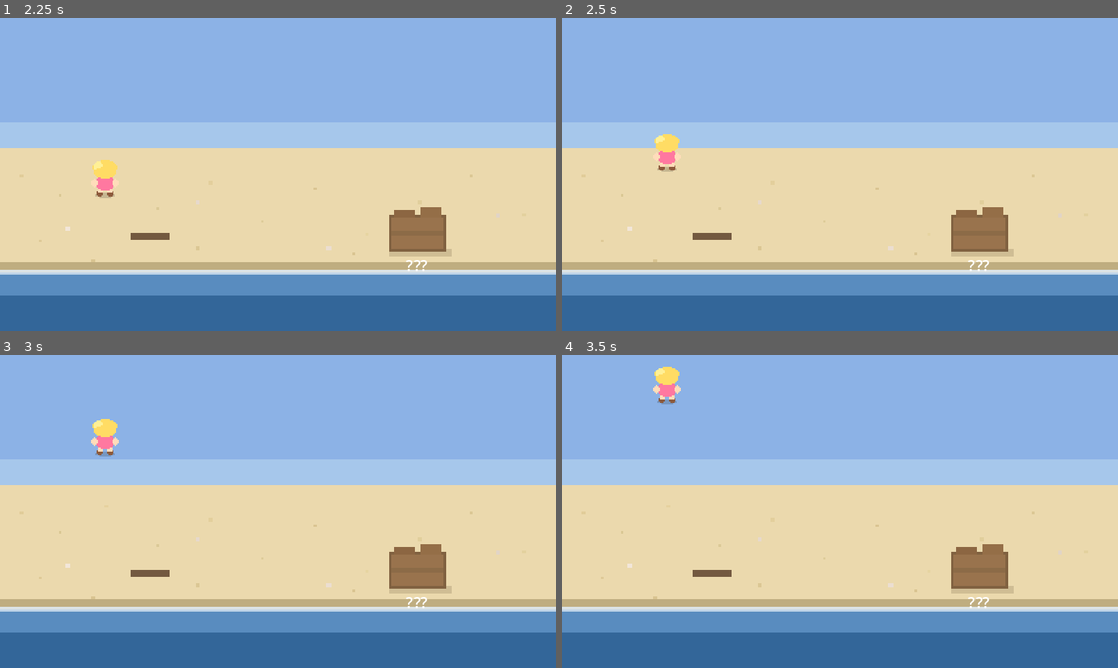
Above: before the commit, frames 1-4 (two rows, left to right).
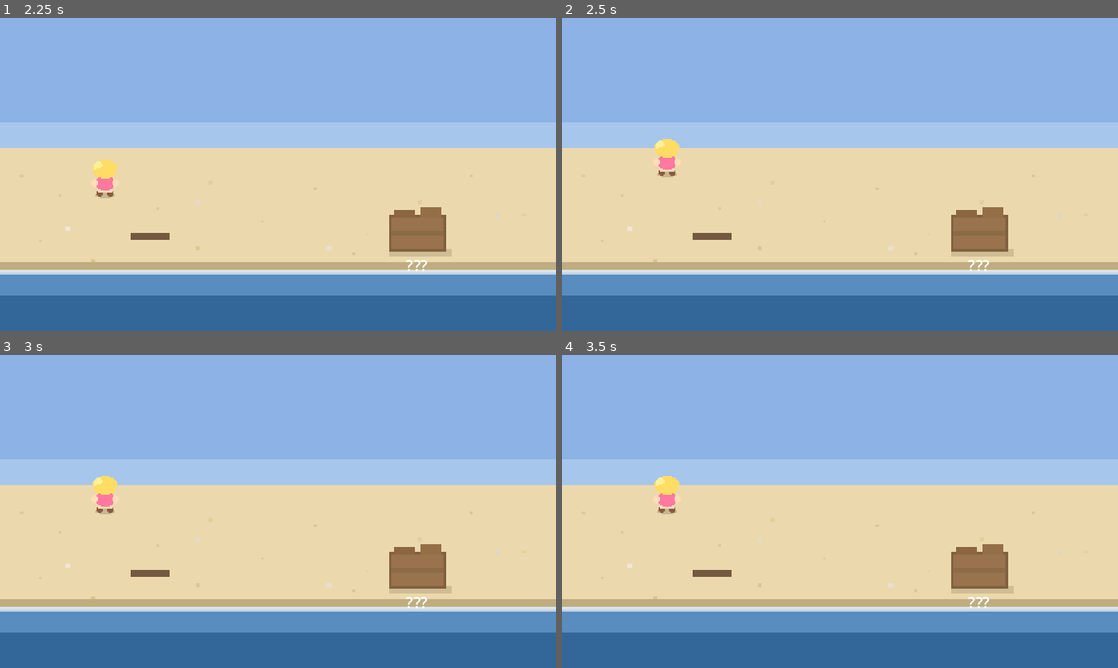
Above: after the commit, the same moments.

Repository: scs3jb/charliegotchi
Game: Godot game, scene res://scenes/MainMenu.tscn
Two runs of this game, one before a commit and one after it. Both use one fixed random seed, a clock stepped at 60 frames per second and the inputs below.
Inputs:
- Up to frame 1 (2.25 s): click "New Game" at 0.5 s; click "Skip >>" at 1.25 s; tap Enter at 2 s; hold W (move_up) from 2.03 s (still down); hold E (interact) from 2.03 s (still down)
- Up to frame 2 (2.5 s): keep holding W (move_up); keep holding E (interact)
- Up to frame 3 (3 s): keep holding W (move_up); release E (interact) at 2.78 s; tap E (interact) at 2.85 s
- Up to frame 4 (3.5 s): keep holding W (move_up)

Frame 1 is identical in both runs. In frame 2, 0.3% of the frame differs, in the area x 16-22%, y 37-51%; in frame 3, 0.8%, in the area x 16-22%, y 20-51%; in frame 4, 0.8%.

Commit message:
Fixing the beach scene, can no longer walk in water/sky

Diff:
--- a/scenes/Beach_Start.tscn
+++ b/scenes/Beach_Start.tscn
@@ -11,6 +11,12 @@
 
 [sub_resource type="CircleShape2D" id="CircleShape2D_interaction"]
 radius = 30.0
+
+[sub_resource type="RectangleShape2D" id="RectangleShape2D_wall_h"]
+size = Vector2(426, 16)
+
+[sub_resource type="RectangleShape2D" id="RectangleShape2D_wall_v"]
+size = Vector2(16, 140)
 
 [node name="BeachStart" type="Node2D"]
 script = ExtResource("1_beach")
@@ -237,6 +243,32 @@
 offset_right = 130.0
 offset_bottom = 170.0
 color = Color(0.45, 0.35, 0.25, 1)
+
+[node name="Boundaries" type="Node2D" parent="."]
+
+[node name="WallTop" type="StaticBody2D" parent="Boundaries"]
+position = Vector2(213, 100)
+
+[node name="CollisionShape2D" type="CollisionShape2D" parent="Boundaries/WallTop"]
+shape = SubResource("RectangleShape2D_wall_h")
+
+[node name="WallBottom" type="StaticBody2D" parent="Boundaries"]
+position = Vector2(213, 215)
+
+[node name="CollisionShape2D" type="CollisionShape2D" parent="Boundaries/WallBottom"]
+shape = SubResource("RectangleShape2D_wall_h")
+
+[node name="WallLeft" type="StaticBody2D" parent="Boundaries"]
+position = Vector2(0, 170)
+
+[node name="CollisionShape2D" type="CollisionShape2D" parent="Boundaries/WallLeft"]
+shape = SubResource("RectangleShape2D_wall_v")
+
+[node name="WallRight" type="StaticBody2D" parent="Boundaries"]
+position = Vector2(426, 170)
+
+[node name="CollisionShape2D" type="CollisionShape2D" parent="Boundaries/WallRight"]
+shape = SubResource("RectangleShape2D_wall_v")
 
 [node name="Player" type="CharacterBody2D" parent="."]
 position = Vector2(80, 140)
Not shown: 1 places in scenes/Beach_Start.tscn that only renumber resources
